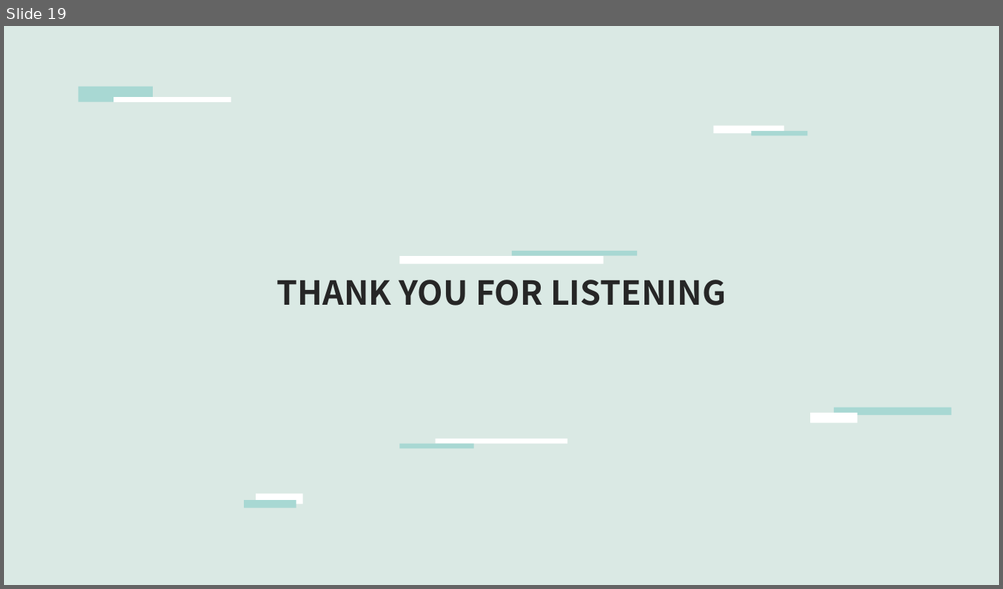
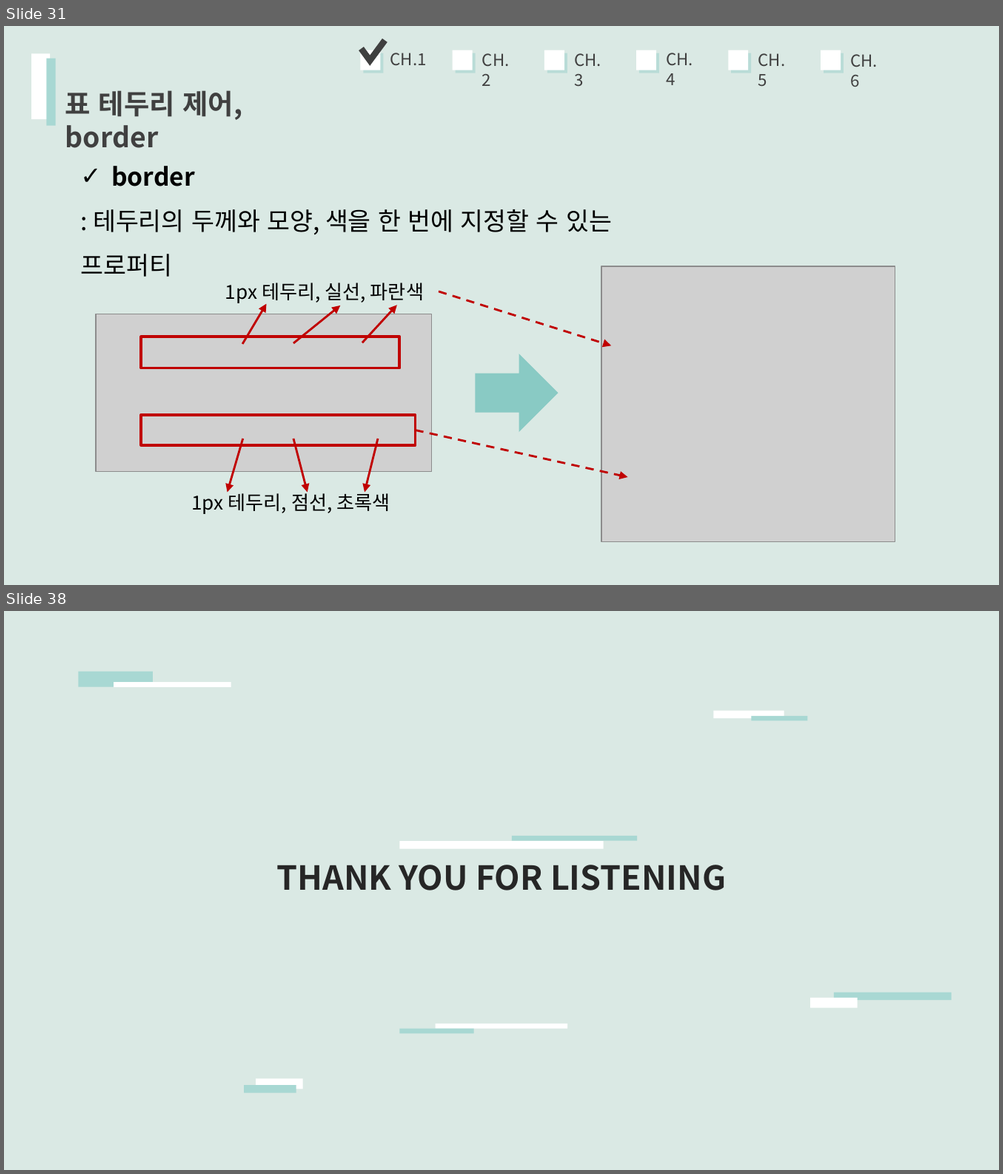
Before and after one commit to Hamyeeun/Wep, a slide deck: 고급CSS발표자료.pptx. Shown one above the other, each under a label of ours: slide 19 before the commit, slides 31 and 38 after it; the slides between them are not shown. The pictures are 1003x589 and 1003x1174 pixels, drawn with LibreOffice and Linux fonts; fonts in the diff are those of the drawing; grey boxes stand for pictures. Boxes give left, top, right and bottom in pixels: in the first picture for what was removed or moved away, otherwise in the second. Text is boxed around its words. In the diff, an @@ line names an element or a change of style, - is before the commit and + after.

```diff
--- a/고급CSS발표자료.pptx
+++ b/고급CSS발표자료.pptx
@@ slide 31 added at box(4, 26, 999, 585), background #DAE9E4 @@
@@ freeform shape added at box(361, 40, 385, 60), outline #404040 4.5 pt @@
@@ rectangle added at box(32, 54, 51, 119), fill #FFFFFF @@
@@ rectangle added at box(47, 59, 56, 127), fill #A8D8D3 @@
@@ text added at box(390, 53, 427, 66), 12 pt, text #404040 @@
+CH.1
@@ text added at box(482, 53, 509, 86), 12 pt, text #404040 @@
+CH.2
@@ text added at box(574, 53, 601, 87), 12 pt, text #404040 @@
+CH.3
@@ text added at box(666, 53, 693, 85), 12 pt, text #404040 @@
+CH.4
@@ group added at box(360, 50, 748, 70): 5 rectangles @@
@@ text added at box(758, 53, 785, 87), 12 pt, text #404040 @@
+CH.5
@@ rectangle added at box(820, 50, 840, 70), fill #FFFFFF @@
@@ text added at box(850, 54, 877, 87), 12 pt, text #404040 @@
+CH.6
@@ text added at box(65, 90, 242, 148), 20 pt, text #404040, bold @@
+표 테두리 제어, border
@@ text added at box(80, 166, 612, 277), 18 pt, text #000000 @@
+✓ border
+: 테두리의 두께와 모양, 색을 한 번에 지정할 수 있는 프로퍼티
@@ picture added at box(602, 266, 895, 543) @@
@@ text added at box(225, 283, 424, 304), 14 pt, text #000000 @@
+1px 테두리, 실선, 파란색
@@ arrow added from (438, 292) to (611, 346), #C00000 1.5 pt dashed @@
@@ arrow added from (243, 344) to (267, 304), #C00000 1.5 pt @@
@@ arrow added from (293, 343) to (340, 306), #C00000 1.5 pt @@
@@ arrow added from (362, 343) to (397, 306), #C00000 1.5 pt @@
@@ picture added at box(96, 315, 432, 471) @@
@@ rectangle added at box(141, 338, 400, 368), outline #C00000 2 pt @@
@@ right arrow added at box(475, 355, 558, 433), fill #89CAC4 @@
@@ rectangle added at box(141, 415, 415, 445), outline #C00000 2 pt @@
@@ arrow added from (243, 439) to (227, 492), #C00000 1.5 pt @@
@@ arrow added from (293, 439) to (307, 492), #C00000 1.5 pt @@
@@ arrow added from (378, 439) to (364, 492), #C00000 1.5 pt @@
@@ arrow added from (415, 431) to (628, 477), #C00000 1.5 pt dashed @@
@@ text added at box(191, 490, 390, 514), 14 pt, text #000000 @@
+1px 테두리, 점선, 초록색
@@ what was slide 19 is now slide 38 @@
```
Also in this commit, not shown: 18 other slides added.
